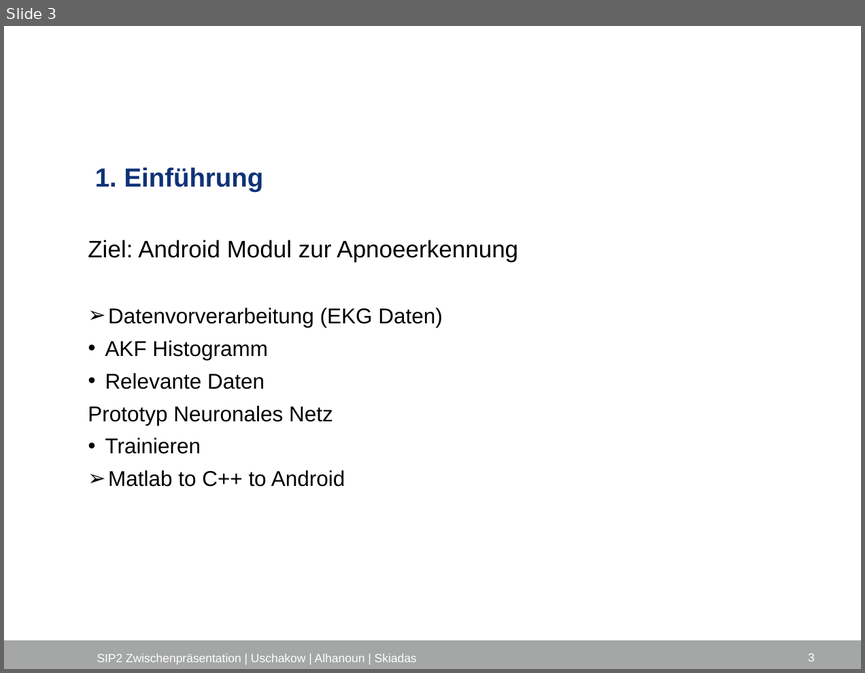
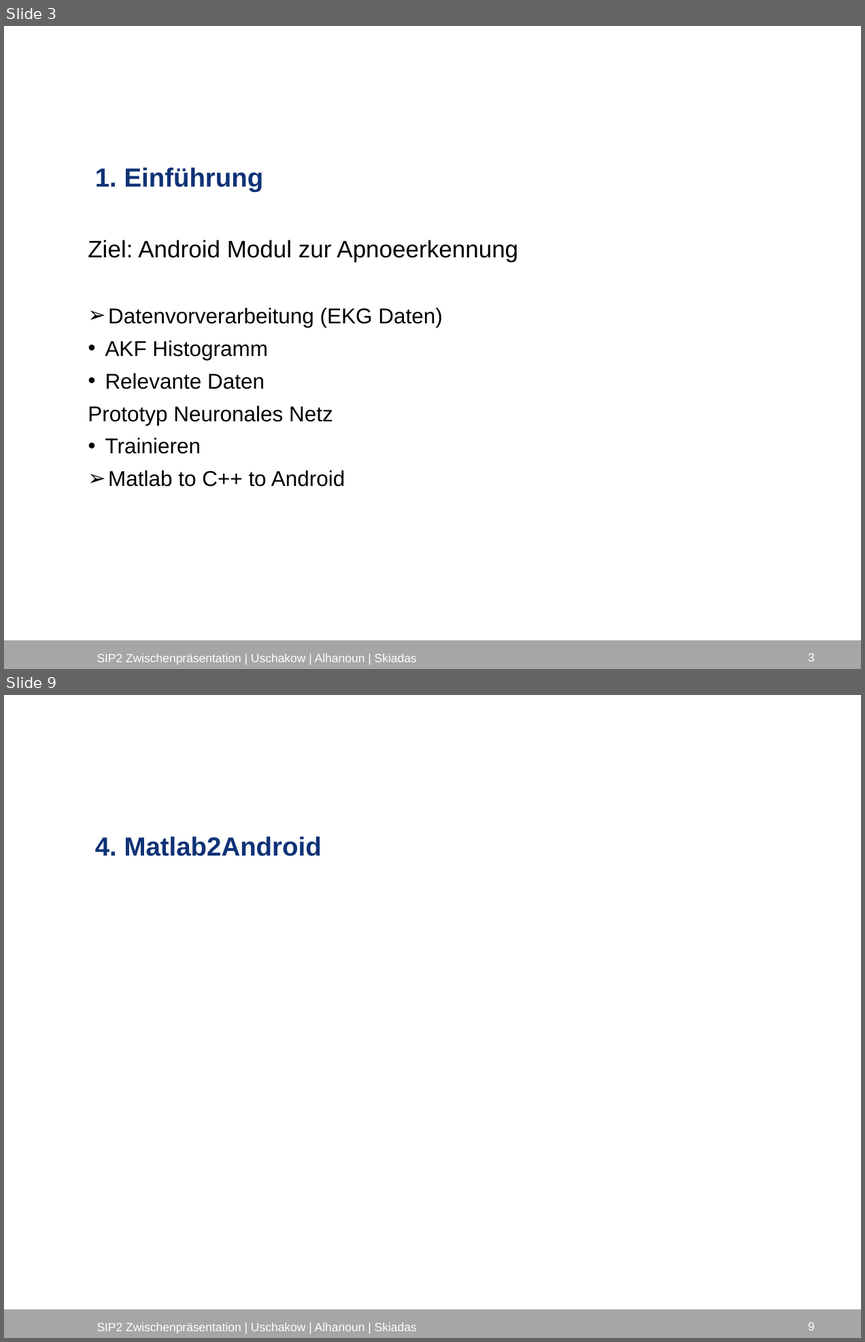
Before and after one commit to Edwardha92/SIP2, a slide deck: docs/final_documentation/Präsi_vonAlexgeändert.pptx. Shown one above the other, each under a label of ours: slide 3 before the commit, slides 3 and 9 after it; the slides between them are not shown. The pictures are 865x673 and 865x1342 pixels, drawn with LibreOffice and Linux fonts; fonts in the diff are those of the drawing; background and template pictures are left out. Boxes give left, top, right and bottom in pixels: in the first picture for what was removed or moved away, otherwise in the second. Text is boxed around its words. In the diff, an @@ line names an element or a change of style, - is before the commit and + after.

```diff
--- a/docs/final_documentation/Präsi_vonAlexgeändert.pptx
+++ b/docs/final_documentation/Präsi_vonAlexgeändert.pptx
@@ slide 9 added at (4,695,861,1338), background #FFFFFF; not listed: 1 template element that a slide beside it also shows @@
@@ title added at (95,836,322,856), 22 pt, text #0F3277, bold @@
+4. Matlab2Android
@@ text added at (97,1322,417,1334), 10 pt, text #FFFFFF @@
+SIP2 Zwischenpräsentation | Uschakow | Alhanoun | Skiadas
@@ page number added at (808,1322,815,1330), 10 pt, text #FFFFFF @@
+9
```
Also in this commit, not shown: 7 slides changed, 1 other file.
